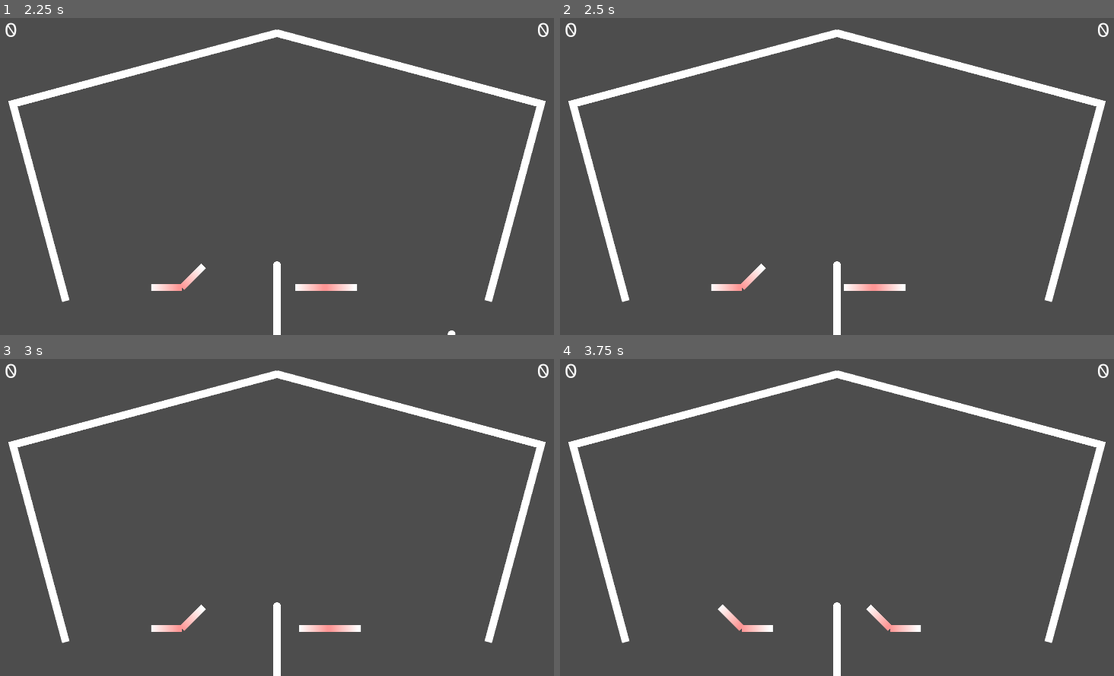
Above: before the commit, frames 1-4 (two rows, left to right).
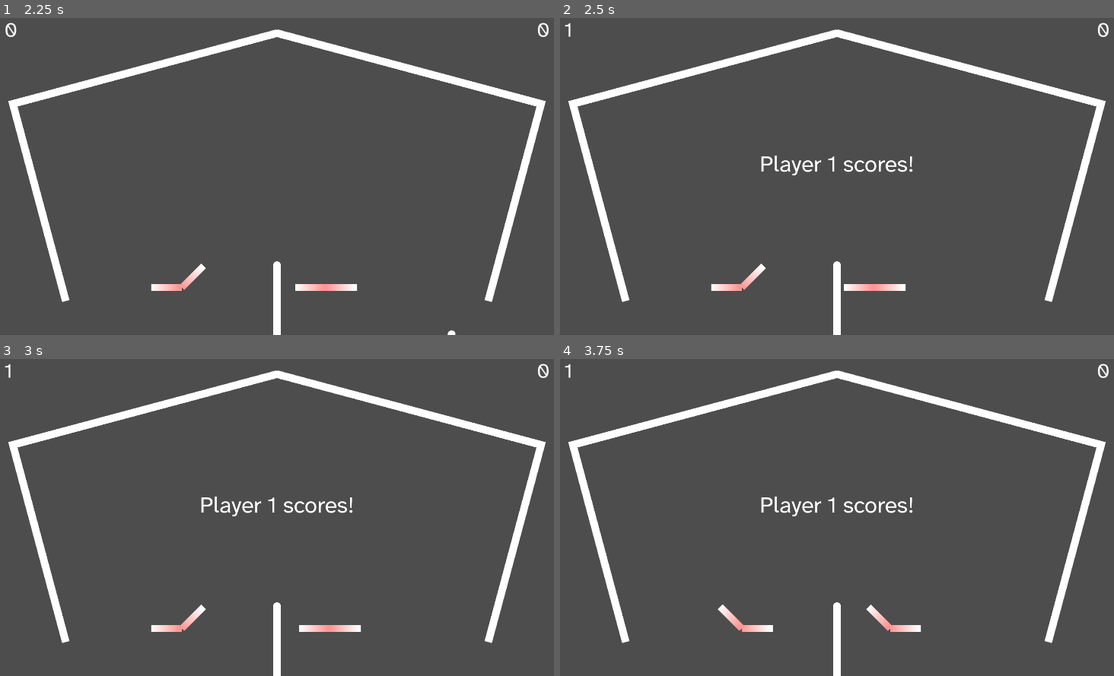
Above: after the commit, the same moments.

Repository: Skelothan/PinballPongReponged
Game: Godot game, scene res://Scenes/arena.tscn
Same seed, same stepped clock (60 frames per second), same inputs: the game is played once before the commit and once after it.
Inputs:
- Up to frame 1 (2.25 s): hold G (p1_flip_right) 0.53-1.28 s; hold , (p2_flip_left) 0.53-1.28 s; tap Enter at 1.25 s; hold F (p1_flip_left) 1.28-2.03 s; tap . (p2_flip_right) at 1.35 s; tap Space at 2 s; hold G (p1_flip_right) from 2.03 s (still down); hold Left (p2_move_left) from 2.03 s (still down)
- Up to frame 2 (2.5 s): keep holding G (p1_flip_right); keep holding Left (p2_move_left)
- Up to frame 3 (3 s): keep holding G (p1_flip_right); tap Enter at 2.75 s; release Left (p2_move_left) at 2.78 s; tap Right (p2_move_right) at 2.85 s
- Up to frame 4 (3.75 s): tap Space at 3.5 s; release G (p1_flip_right) at 3.53 s; hold F (p1_flip_left) from 3.53 s (still down); hold , (p2_flip_left) from 3.53 s (still down)

Frame 1 is identical in both runs. In frame 2, 0.5% of the frame differs, in the area x 0-64%, y 1-50%; in frame 3, 0.5%; in frame 4, 0.5%.

Commit message:
feat: Basic game loop

Diff:
--- /dev/null
+++ b/Objects/DeathBarrier.tscn
@@ -0,0 +1,23 @@
+[gd_scene load_steps=5 format=3 uid="uid://cbbucpis28ynt"]
+
+[ext_resource type="Script" uid="uid://d3cl3wwao0mlu" path="res://Scenes/death_barrier.gd" id="1_e53qa"]
+[ext_resource type="Texture2D" uid="uid://cepbcwe4pdde0" path="res://Textures/TransparentRed_Texture.tres" id="2_kvgtv"]
+
+[sub_resource type="RectangleShape2D" id="RectangleShape2D_1v1nj"]
+
+[sub_resource type="BoxMesh" id="BoxMesh_stc3i"]
+
+[node name="DeathBarrier" type="Area2D"]
+collision_layer = 4
+collision_mask = 2
+script = ExtResource("1_e53qa")
+
+[node name="CollisionShape2D" type="CollisionShape2D" parent="."]
+shape = SubResource("RectangleShape2D_1v1nj")
+
+[node name="MeshInstance2D" type="MeshInstance2D" parent="."]
+scale = Vector2(400, 20)
+mesh = SubResource("BoxMesh_stc3i")
+texture = ExtResource("2_kvgtv")
+
+[connection signal="body_entered" from="." to="." method="_on_body_entered"]
--- a/Scenes/arena.tscn
+++ b/Scenes/arena.tscn
@@ -7,6 +7,7 @@
 [ext_resource type="PackedScene" uid="uid://cgunkbo2tyaa6" path="res://Objects/Ball.tscn" id="3_kcpg1"]
 [ext_resource type="PhysicsMaterial" uid="uid://dlnub6vjg6dpk" path="res://PhysicsMaterials/Bouncy_PhyMat.tres" id="5_kcpg1"]
 [ext_resource type="Script" uid="uid://cyi5lpv2dbhu7" path="res://Scripts/HUD.gd" id="7_cs8mb"]
+[ext_resource type="PackedScene" uid="uid://cbbucpis28ynt" path="res://Objects/DeathBarrier.tscn" id="7_xrytr"]
 [ext_resource type="FontFile" uid="uid://co71jcuy2guxq" path="res://Fonts/AtkinsonHyperlegibleNext-VariableFont_wght.ttf" id="8_xrytr"]
 
 [sub_resource type="CapsuleShape2D" id="CapsuleShape2D_pbtuc"]
@@ -22,8 +23,6 @@
 [sub_resource type="BoxMesh" id="BoxMesh_1v1nj"]
 
 [sub_resource type="RectangleShape2D" id="RectangleShape2D_csrox"]
-
-[sub_resource type="RectangleShape2D" id="RectangleShape2D_1v1nj"]
 
 [node name="PinballPongArena" type="Node2D"]
 script = ExtResource("1_1v1nj")
@@ -144,13 +143,9 @@
 [node name="CollisionShape2D" type="CollisionShape2D" parent="Walls/RightSideWall/CharacterBody2D"]
 shape = SubResource("RectangleShape2D_csrox")
 
-[node name="DeathBarrier" type="StaticBody2D" parent="."]
+[node name="DeathBarrier" parent="." instance=ExtResource("7_xrytr")]
 position = Vector2(0, 1000)
 scale = Vector2(1000, 50)
-physics_material_override = ExtResource("2_kcpg1")
-
-[node name="CollisionShape2D" type="CollisionShape2D" parent="DeathBarrier"]
-shape = SubResource("RectangleShape2D_1v1nj")
 
 [node name="HUD" type="CanvasLayer" parent="."]
 script = ExtResource("7_cs8mb")
@@ -177,3 +172,21 @@
 theme_override_font_sizes/font_size = 64
 text = "0"
 horizontal_alignment = 2
+
+[node name="GameMessage" type="Label" parent="HUD"]
+anchors_preset = 8
+anchor_left = 0.5
+anchor_top = 0.5
+anchor_right = 0.5
+anchor_bottom = 0.5
+offset_left = -20.0
+offset_top = -11.5
+offset_right = 20.0
+offset_bottom = 11.5
+grow_horizontal = 2
+grow_vertical = 2
+theme_override_fonts/font = ExtResource("8_xrytr")
+theme_override_font_sizes/font_size = 72
+
+[connection signal="fallen_p1_side" from="DeathBarrier" to="." method="_on_ball_fallen_p1_side"]
+[connection signal="fallen_p2_side" from="DeathBarrier" to="." method="_on_ball_fallen_p2_side"]
--- /dev/null
+++ b/Scenes/death_barrier.gd
@@ -0,0 +1,22 @@
+extends Area2D
+
+signal fallen_p1_side
+signal fallen_p2_side
+
+
+func start(pos):
+	reset_collision()
+
+
+func reset_collision():
+	$CollisionShape2D.disabled = false
+
+
+func _on_body_entered(body: PhysicsBody2D):
+	print("Body ", body, " entered the death barrier")
+	if body.position.x > 0:
+		fallen_p2_side.emit()
+	else:
+		fallen_p1_side.emit()
+
+	$CollisionShape2D.set_deferred("disabled", true)
--- a/Scripts/GameManager.gd
+++ b/Scripts/GameManager.gd
@@ -1,8 +1,4 @@
 extends Node2D
-
-@export var left_paddle: Node2D
-@export var right_paddle: Node2D
-@export var ball: Node2D
 
 @export var paddle_start_position = 250
 
@@ -13,8 +9,7 @@
 
 
 func _ready():
-	pass
-
+	reset_round()
 
 
 func reset_game():
@@ -27,35 +22,56 @@
 	reset_round()
 
 
-func give_point(player: int):
-	if player == 1:
-		p1_score += 1
-		$HUD.update_score(1, p1_score)
-		await wait(reset_round_delay)
-		reset_round(2)
-	elif player == 2:
-		p2_score += 1
-		$HUD.update_score(2, p2_score)
+func _on_ball_fallen_p1_side():
+	p2_score += 1
+	$HUD.update_score(2, p2_score)
+	if p1_score >= points_to_win:
+		end_game(2)
+	else:
+		$HUD.display_message("Player %d scores!" % 2)
 		await wait(reset_round_delay)
 		reset_round(1)
 
 
+func _on_ball_fallen_p2_side():
+	p1_score += 1
+	$HUD.update_score(1, p1_score)
+	if p1_score >= points_to_win:
+		end_game(1)
+	else:
+		$HUD.display_message("Player %d scores!" % 1)
+		await wait(reset_round_delay)
+		reset_round(2)
+
+
+func end_game(winner: int):
+	$HUD.display_message("Player %d wins!" % winner)
+
+
+
 func wait(seconds):
-	await get_tree().create_timer(seconds)
+	await get_tree().create_timer(seconds).timeout
 
 
 ## Reset the round for the next serve.
 ## Pass nothing to `serving_player` to randomize the player with the serve.
 ## Otherwise, pass 1 or 2 to give that player the serve.
 func reset_round(serving_player=-1):
-	left_paddle.position = Vector2(-paddle_start_position, 250)
-	right_paddle.position = Vector2(paddle_start_position, 250)
+	print("Resetting round")
+	$P1_Paddle.position = Vector2(-paddle_start_position, 250)
+	$P2_Paddle.position = Vector2(paddle_start_position, 250)
 
 	if serving_player != 1 and serving_player != 2:
 		serving_player = randi_range(1, 2)
 	if serving_player == 1:
-		ball.position = Vector2(-paddle_start_position, -4)
+		$Ball.reset(-paddle_start_position, -4)
 	elif serving_player == 2:
-		ball.position = Vector2(paddle_start_position, -4)
-	if ball.has_method("reset"):
-		ball.reset()
+		$Ball.reset(paddle_start_position, -4)
+
+	$DeathBarrier.reset_collision()
+
+	$HUD.clear_message()
+
+
+func _on_death_barrier_fallen_p2_side() -> void:
+	pass # Replace with function body.
--- a/Scripts/HUD.gd
+++ b/Scripts/HUD.gd
@@ -1,4 +1,8 @@
 extends CanvasLayer
+
+
+func ready():
+	clear_message()
 
 
 func update_score(player: int, score: int):
@@ -6,3 +10,13 @@
 		$P1_Score.text = str(score)
 	elif player == 2:
 		$P2_Score.text = str(score)
+
+
+func display_message(message: String):
+	$GameMessage.text = message
+	$GameMessage.show()
+
+
+func clear_message():
+	$GameMessage.text = ""
+	$GameMessage.hide()
--- a/Scripts/ball.gd
+++ b/Scripts/ball.gd
@@ -3,15 +3,25 @@
 @export var gravity = 1.0
 var gravity_vector = Vector2(0, gravity)
 
-var reset_flag = false
 
 func _integrate_forces(state):
-	if reset_flag:
-		state.linear_velocity = Vector2.ZERO
-		state.angular_velocity = 0
-		reset_flag = false
-	else:
-		self.apply_force(gravity_vector)
+	self.apply_force(gravity_vector)
 
-func reset():
-	reset_flag = true
+
+
+func reset(x: float, y: float):
+	PhysicsServer2D.body_set_state(
+		self.get_rid(),
+		PhysicsServer2D.BODY_STATE_TRANSFORM,
+		Transform2D.IDENTITY.translated(Vector2(x, y))
+	)
+	PhysicsServer2D.body_set_state(
+		self.get_rid(),
+		PhysicsServer2D.BODY_STATE_LINEAR_VELOCITY,
+		Transform2D.IDENTITY.translated(Vector2(0, 0))
+	)
+	PhysicsServer2D.body_set_state(
+		self.get_rid(),
+		PhysicsServer2D.BODY_STATE_ANGULAR_VELOCITY,
+		Transform2D.IDENTITY.translated(Vector2(0, 0))
+	)
--- a/Scripts/paddle.gd
+++ b/Scripts/paddle.gd
@@ -24,7 +24,6 @@
 	left_flipper = get_node("LeftFlipper")
 	right_flipper = get_node("RightFlipper")
 
-	print(left_flipper)
 
 func _input(event):
 	if player == 1:
--- /dev/null
+++ b/Textures/TransparentRed_Gradient.tres
@@ -0,0 +1,5 @@
+[gd_resource type="Gradient" format=3 uid="uid://dpween1e5q0ty"]
+
+[resource]
+offsets = PackedFloat32Array(0)
+colors = PackedColorArray(1, 0, 0, 0.498039)
--- /dev/null
+++ b/Textures/TransparentRed_Texture.tres
@@ -0,0 +1,6 @@
+[gd_resource type="GradientTexture1D" load_steps=2 format=3 uid="uid://cepbcwe4pdde0"]
+
+[ext_resource type="Gradient" uid="uid://dpween1e5q0ty" path="res://Textures/TransparentRed_Gradient.tres" id="1_ipvob"]
+
+[resource]
+gradient = ExtResource("1_ipvob")
Not shown, added: Scenes/death_barrier.gd.uid
